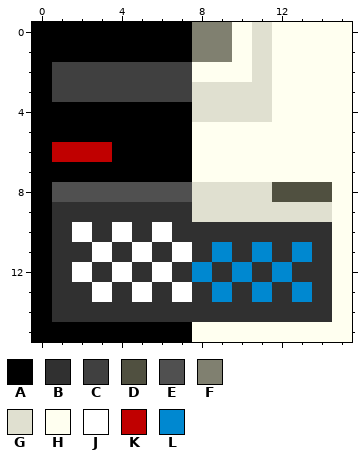
Two versions of one pixel-art sprite, icon-sz81-32.png. Above, as it was before the edit.
The file is 32x32 pixels, drawn in blocks of 2x2; one block is one cell here.
Palette (. is transparent): A #000000  B #303030  C #404040  D #505040  E #505050  F #808070  G #e0e0d0  H #fffff0  J #ffffff  K #c00000  L #0088d0
After:
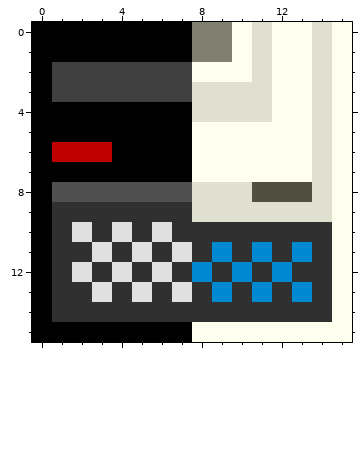
Author's note on the commit: Tweaked the project icons only.
The edit:
colour J: #ffffff -> #e0e0e0
y 0..7: x 14 H -> G
y 8: x 11 G -> D; x 14 D -> G
Where, in picture pixels (left, top, right, bottom), the same in both pictures:
changed: (72, 22, 332, 302)
